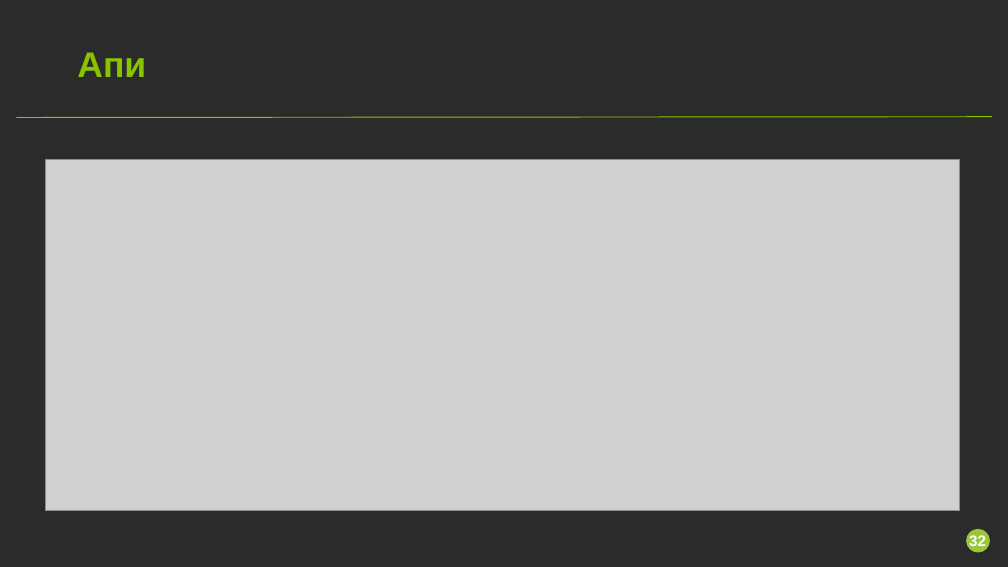
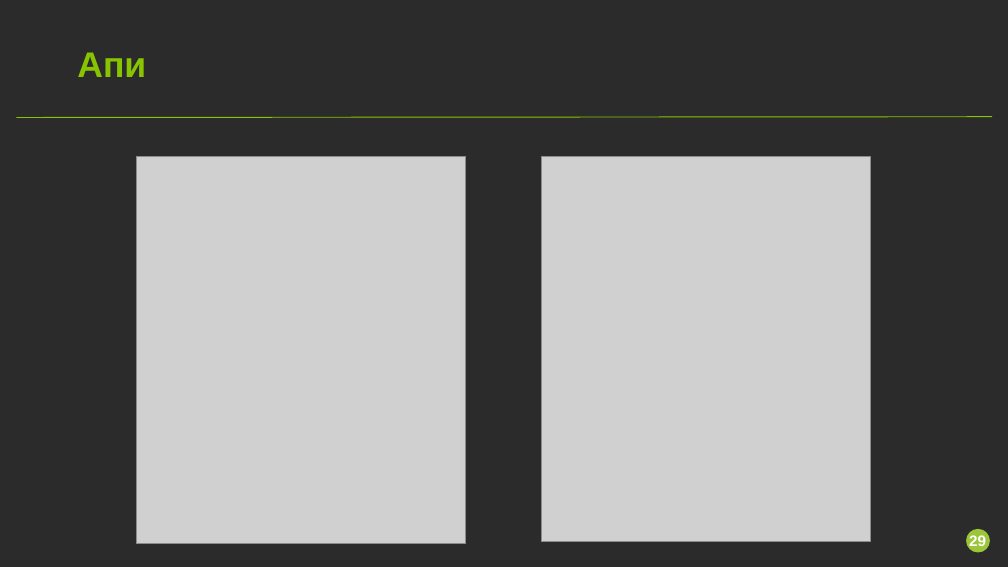
Before and after one commit to Kanogame/bikeshare, a slide deck: slide 29 of docs/presentation.odp (slide 32 before the commit). Drawn at 1008x567 pixels with LibreOffice and Linux fonts; fonts in the diff are those of the drawing; grey boxes stand for pictures; background and template pictures are left out; a plain dark background stands for a picture behind light text. Boxes give left, top, right and bottom in pixels: in the first picture for what was removed or moved away, otherwise in the second. Text is boxed around its words. In the diff, an @@ line names an element or a change of style, - is before the commit and + after.

```diff
--- a/docs/presentation.odp
+++ b/docs/presentation.odp
@@ picture added at (136, 156, 466, 544) @@
@@ picture: place and size @@
-picture at (46, 160, 960, 511)
+picture at (542, 156, 871, 542)
@@ page number at (969, 535, 986, 546): text changed @@
-32
+29
```
Also in this commit, not shown: 3 slides removed, 4 other files.
